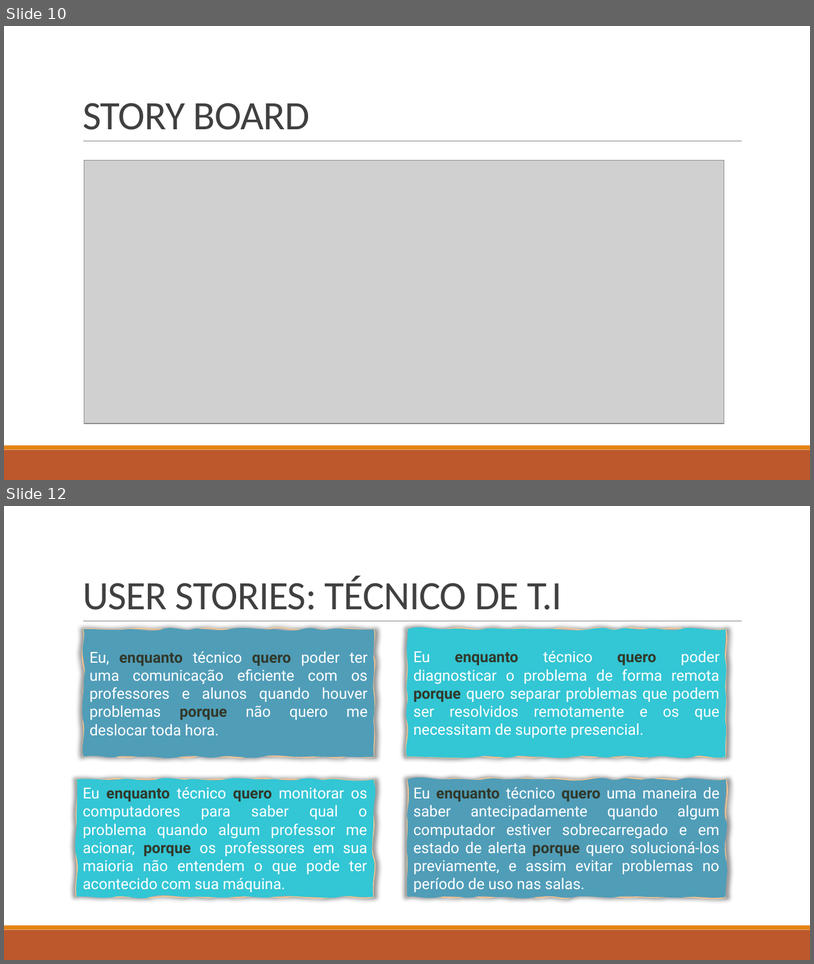
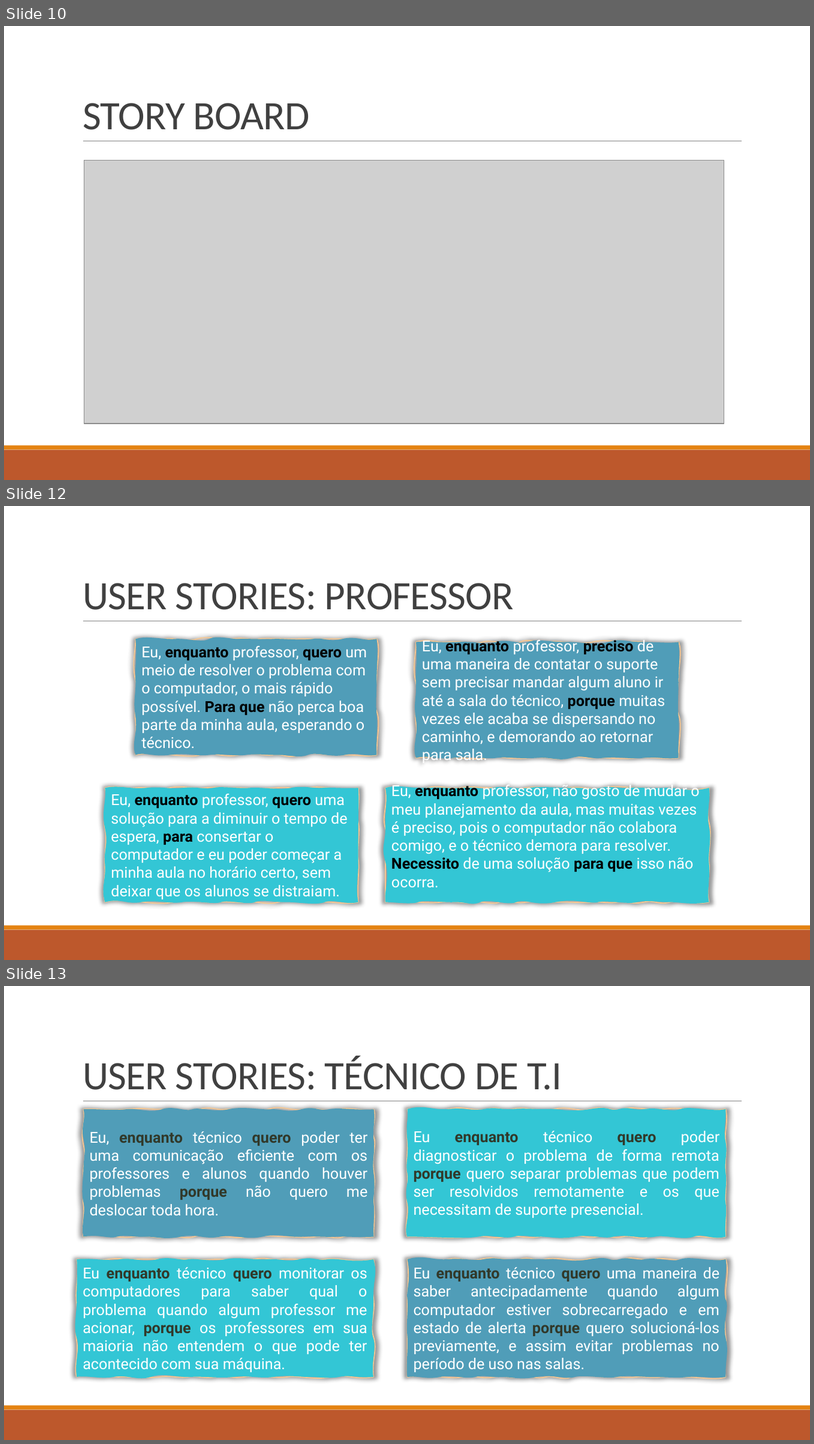
Before and after one commit to BandTec/grupo-05-adsa-20201, a slide deck: Apresentação Sprint 1.pptx. Shown one above the other, each under a label of ours: slides 10 and 12 before the commit, slides 10, 12 and 13 after it; the slides between them are not shown. The pictures are 814x964 and 814x1444 pixels, drawn with LibreOffice and Linux fonts; fonts in the diff are those of the drawing; grey boxes stand for pictures. Boxes give left, top, right and bottom in pixels: in the first picture for what was removed or moved away, otherwise in the second. Text is boxed around its words. In the diff, an @@ line names an element or a change of style, - is before the commit and + after.

Commit message:
Canvas/ User Stories

```diff
--- a/Apresentação Sprint 1.pptx
+++ b/Apresentação Sprint 1.pptx
@@ slide 12 added at (4, 506, 810, 960), background #FFFFFF; not listed: 3 template elements that a slide beside it also shows @@
@@ title added at (83, 583, 514, 610), 48 pt, text #404040 @@
+USER STORIES: PROFESSOR
@@ freeform shape added at (136, 639, 377, 755), fill #509DB8, outline #F6C791 1.25 pt, 18 pt, text #FFFFFF @@
+Eu, enquanto professor, quero um meio de resolver o problema com o computador, o mais rápido possível. Para que não perca boa parte da minha aula, esperando o técnico.
@@ freeform shape added at (416, 642, 678, 758), fill #509DB8, outline #F6C791 1.25 pt, 18 pt, text #FFFFFF @@
+Eu, enquanto professor, preciso de uma maneira de contatar o suporte sem precisar mandar algum aluno ir até a sala do técnico, porque muitas vezes ele acaba se dispersando no caminho, e demorando ao retornar para sala.
@@ freeform shape added at (105, 788, 359, 902), fill #33C6D5, outline #F6C791 1.25 pt, 18 pt, text #FFFFFF @@
+Eu, enquanto professor, quero uma solução para a diminuir o tempo de espera, para consertar o computador e eu poder começar a minha aula no horário certo, sem deixar que os alunos se distraiam.
@@ freeform shape added at (386, 788, 710, 902), fill #33C6D5, outline #F6C791 1.25 pt, 18 pt, text #FFFFFF @@
+Eu, enquanto professor, não gosto de mudar o meu planejamento da aula, mas muitas vezes é preciso, pois o computador não colabora comigo, e o técnico demora para resolver. Necessito de uma solução para que isso não ocorra.
@@ what was slide 12 is now slide 13 @@
```
Also in this commit, not shown: 6 slides changed.
